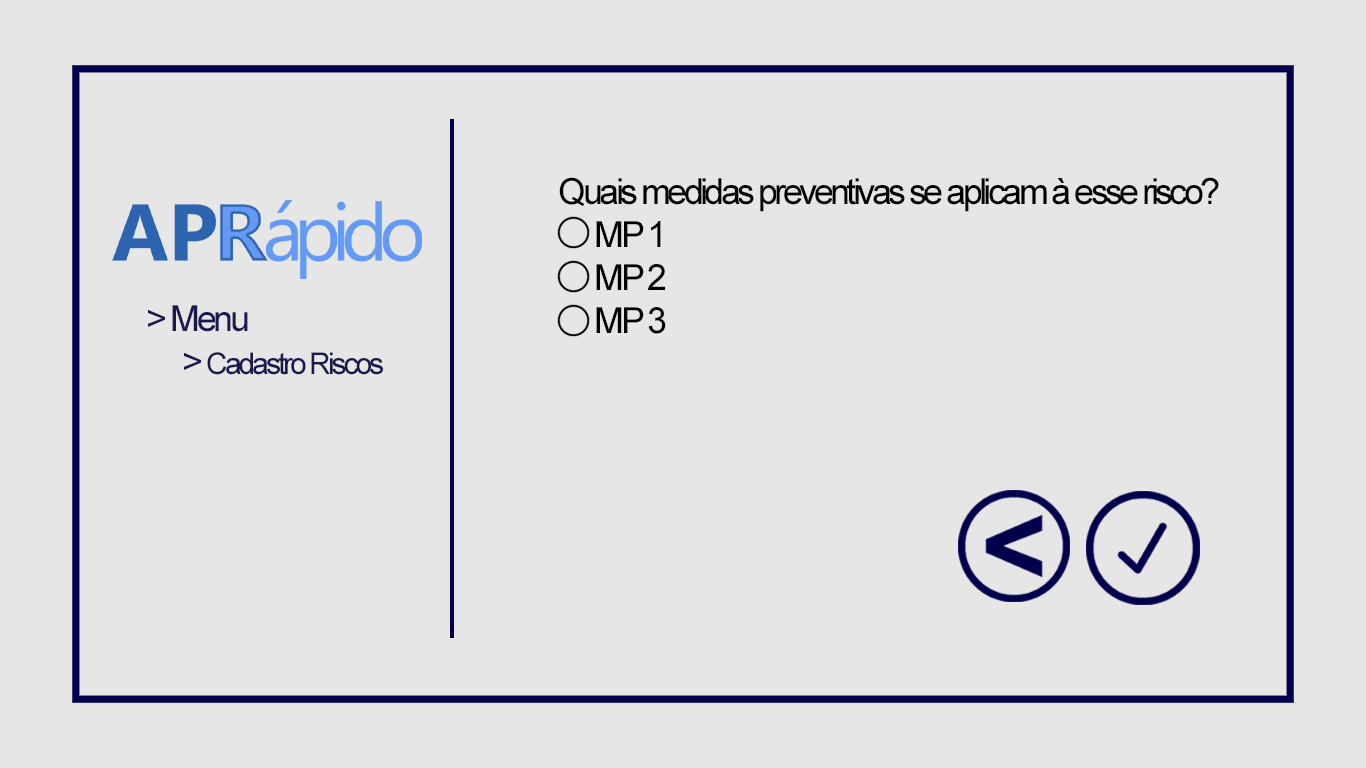
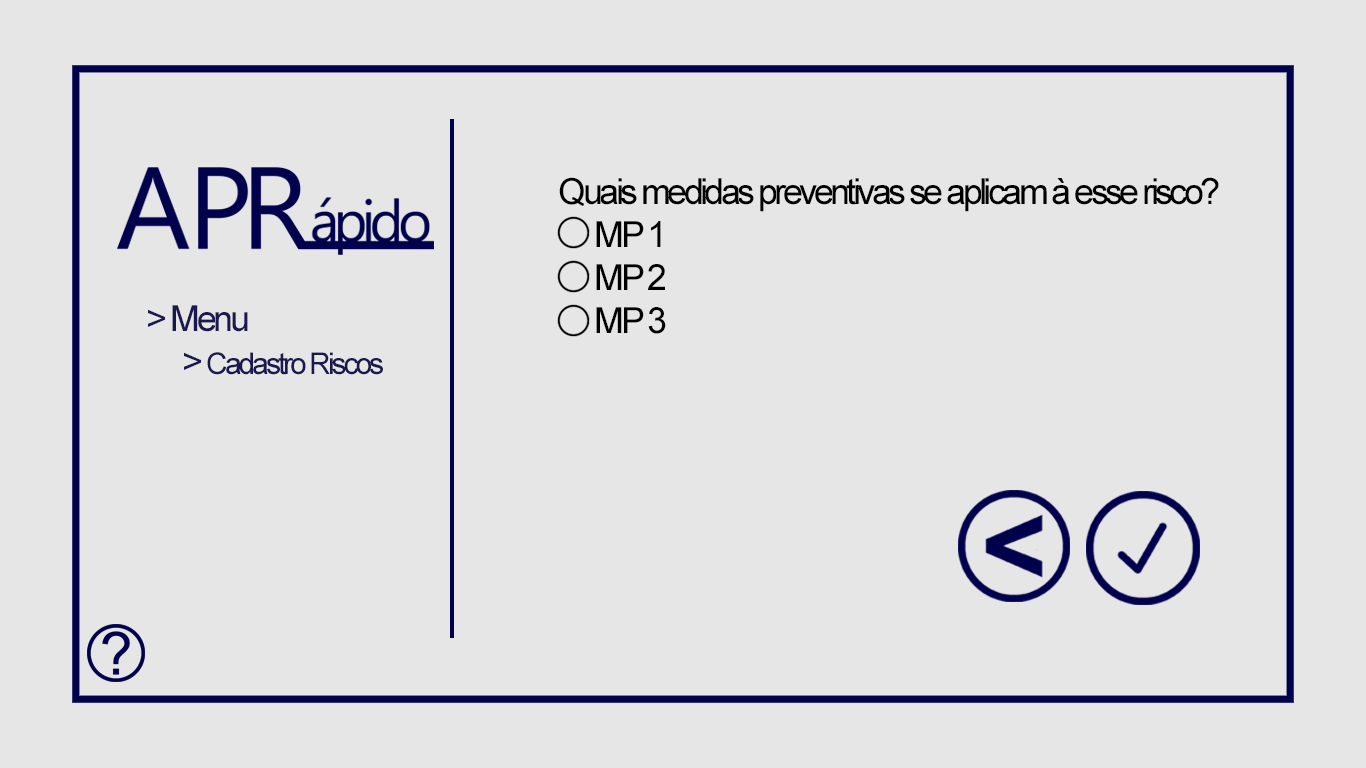
Two versions of the same layered image (1366×768). Layer-by-layer changes:
added layer "Botão Info" in group "Página" over bbox(87, 624, 145, 682)
moved "Logo" above "Check button", painted on it over bbox(112, 167, 434, 279)
